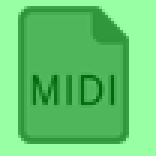
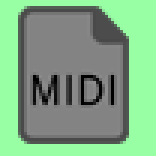
Layer changes from the first 156x156 image to the second:
moved "Factory" above "52x52", painted on it over [18, 6, 129, 144]
